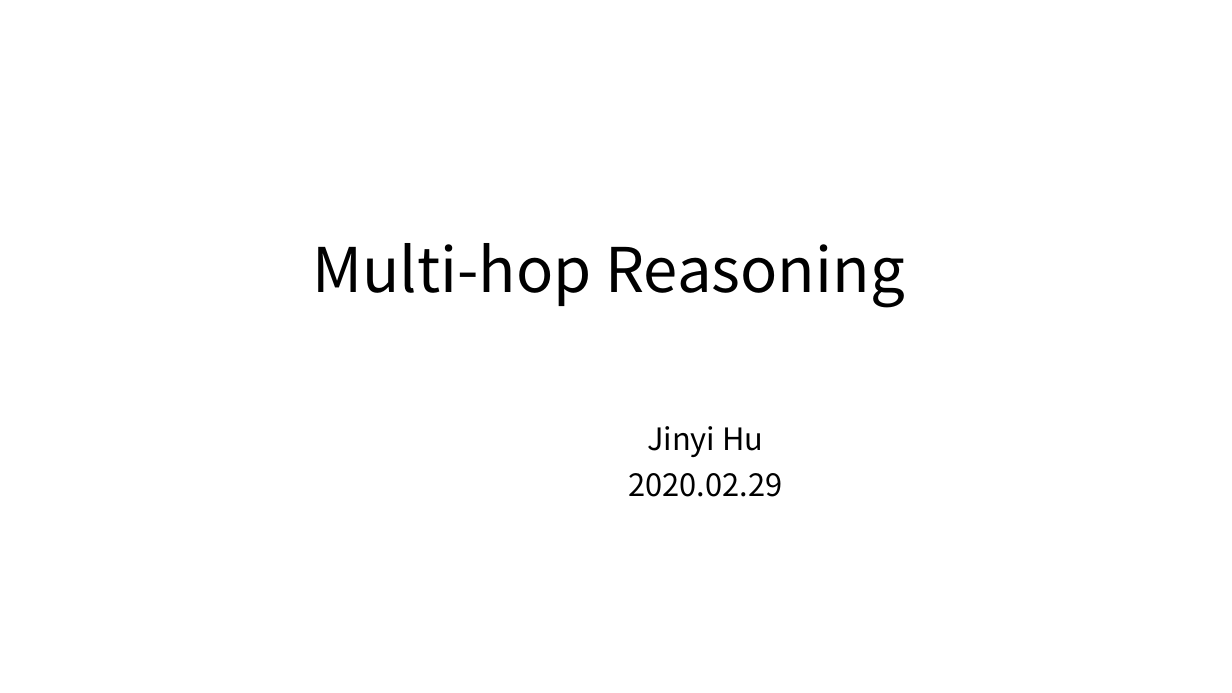
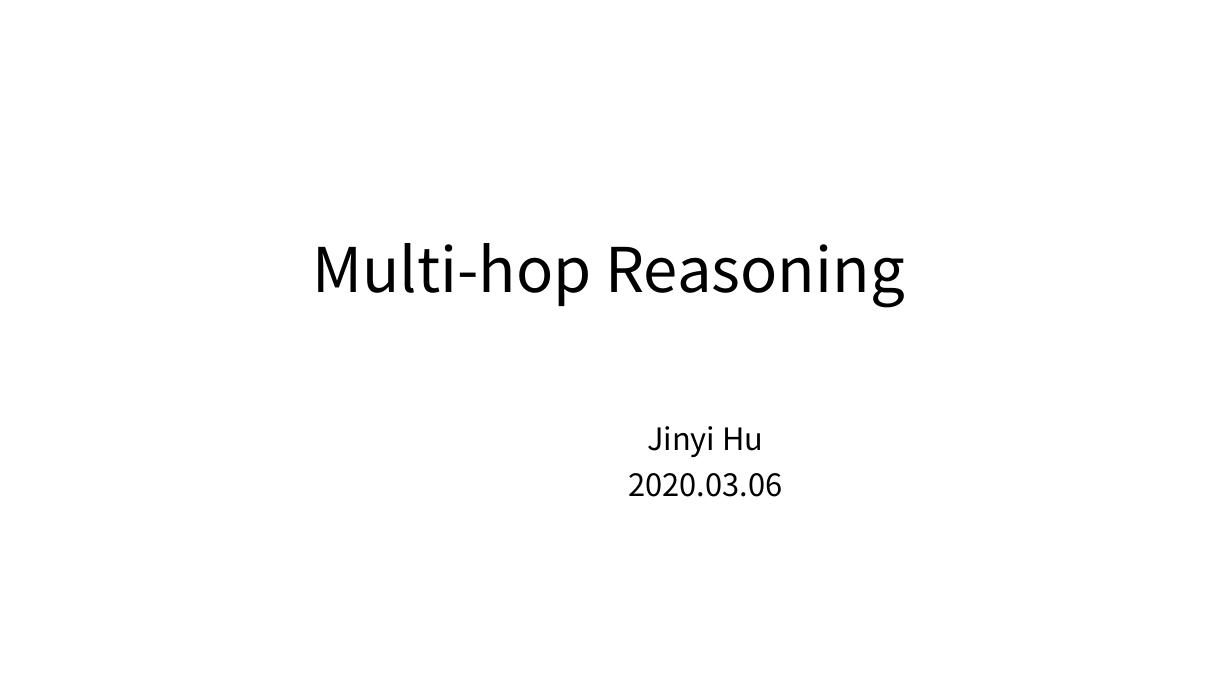
Before and after one commit to JamesHujy/TRPapers, a slide deck: slide 1 of slides/Survey_week1_hujinyi.pptx. Drawn at 1232x693 pixels with LibreOffice and Linux fonts; fonts in the diff are those of the drawing. Boxes give left, top, right and bottom in pixels: in the first picture for what was removed or moved away, otherwise in the second. Text is boxed around its words. In the diff, an @@ line names an element or a change of style, - is before the commit and + after.

```diff
--- a/slides/Survey_week1_hujinyi.pptx
+++ b/slides/Survey_week1_hujinyi.pptx
@@ subtitle at <box>628,473,782,497</box>: text changed @@
-2020.02.29
+2020.03.06
```
Also in this commit, not shown: 13 other slides changed, 2 other files.
